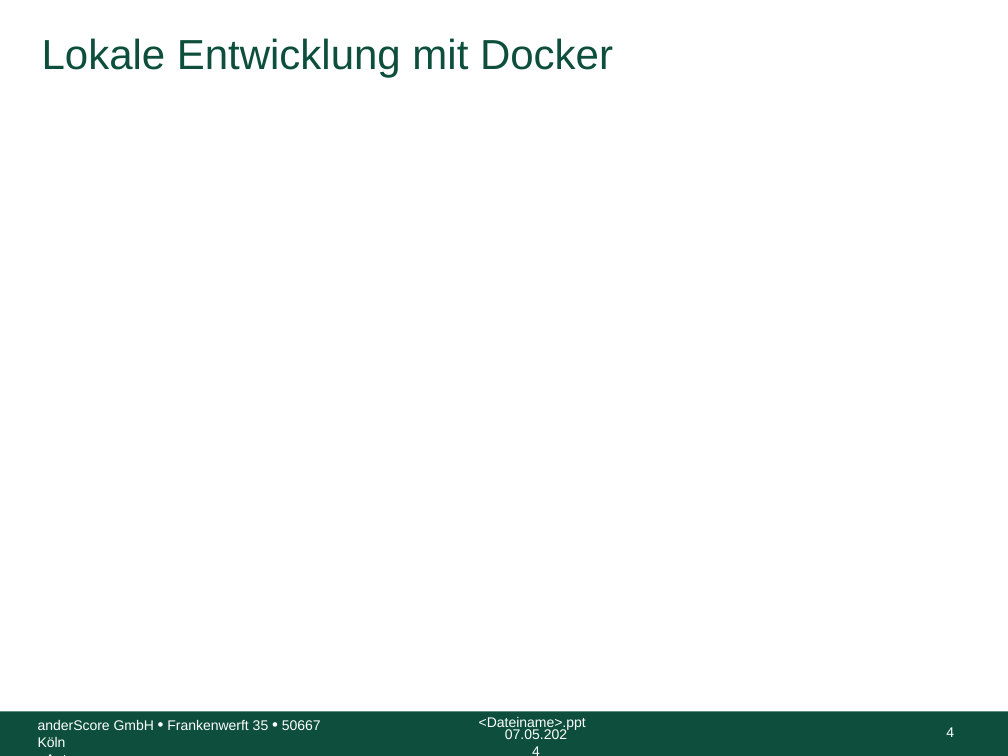
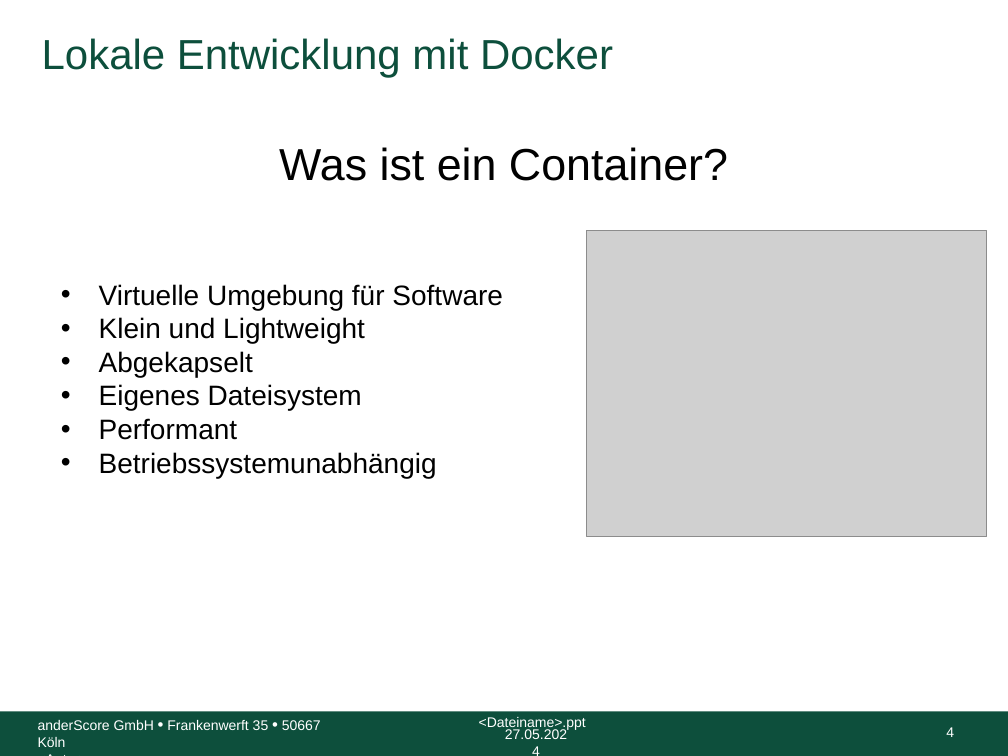
Before and after one commit to anderscore-gmbh/gitlab, a slide deck: slide 4 of slides/Tag-3_1-Docker.pptx. Drawn at 1008x756 pixels with LibreOffice and Linux fonts; fonts in the diff are those of the drawing; grey boxes stand for pictures; background and template pictures are left out. Boxes give left, top, right and bottom in pixels: in the first picture for what was removed or moved away, otherwise in the second. Text is boxed around its words. In the diff, an @@ line names an element or a change of style, - is before the commit and + after.

```diff
--- a/slides/Tag-3_1-Docker.pptx
+++ b/slides/Tag-3_1-Docker.pptx
@@ text added at <box>279,147,728,181</box>, 32 pt, text #000000 @@
+Was ist ein Container?
@@ picture added at <box>587,231,987,537</box> @@
@@ text added at <box>99,284,503,478</box>, 20 pt, text #000000 @@
+• Virtuelle Umgebung für Software
+• Klein und Lightweight
+• Abgekapselt
+• Eigenes Dateisystem
+• Performant
+• Betriebssystemunabhängig
@@ text at <box>505,729,567,739</box>: text changed @@
-07.05.2024
+27.05.2024
```
Also in this commit, not shown: 2 other slides changed, 7 slides added, 1 slide removed, 8 other files.
